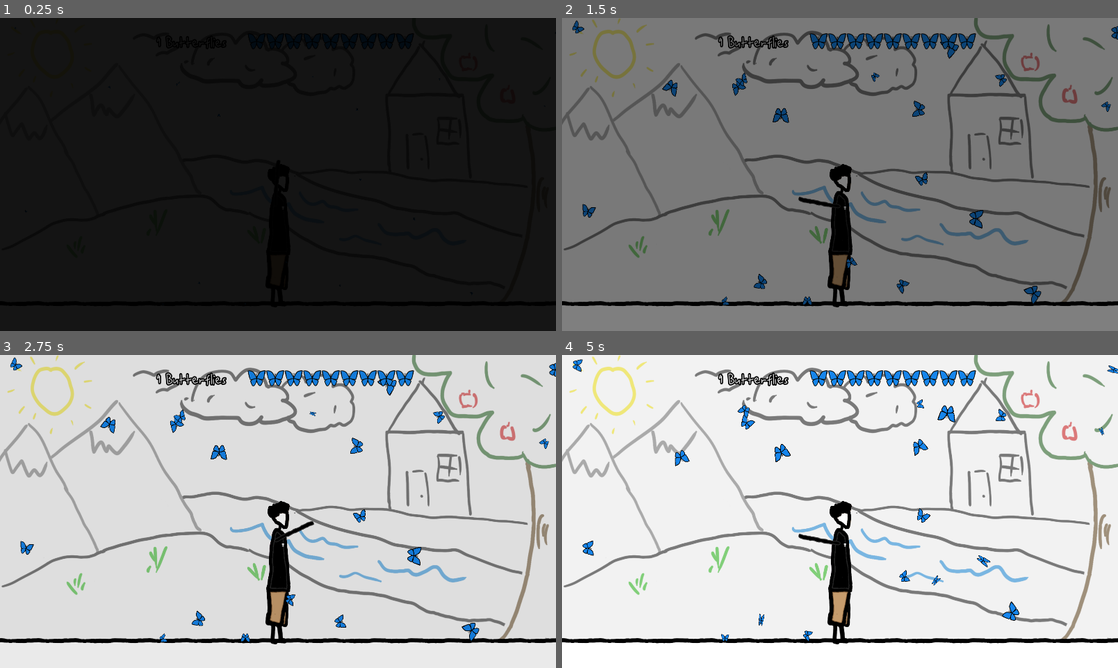
Above: before the commit, frames 1-4 (two rows, left to right).
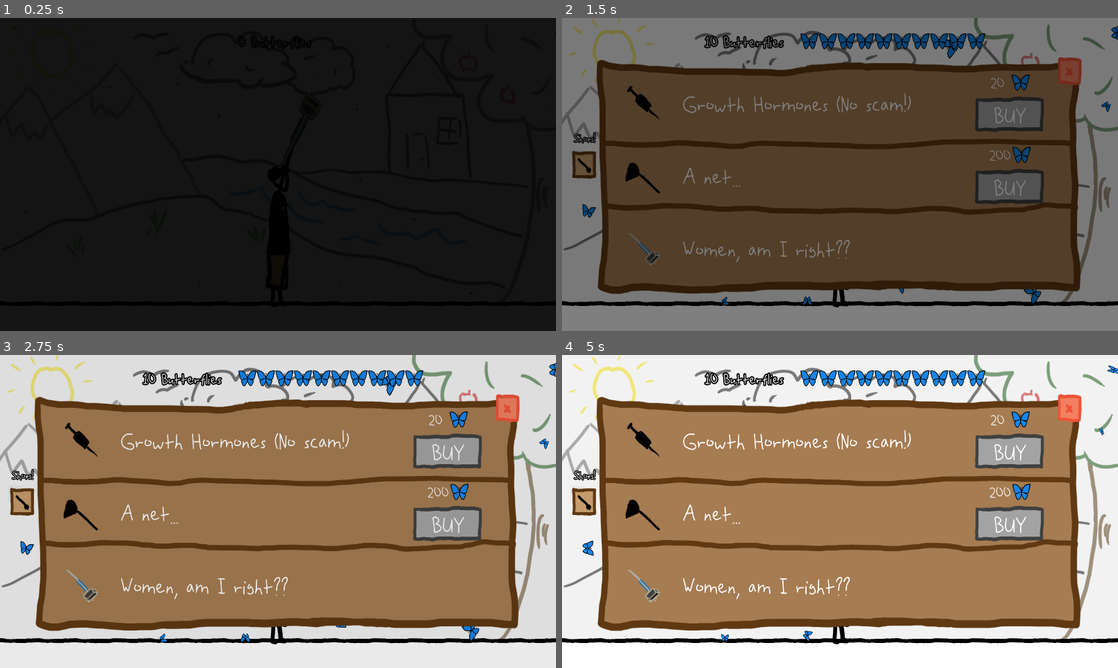
Above: after the commit, the same moments.

Repository: Wish-Granted/Godot-1st-Anniversary-Game
Game: Godot game, scene res://internal/butterflies/Scenes/game_butterfly.tscn
Two runs of this game, one before a commit and one after it. Both use one fixed random seed, a clock stepped at 60 frames per second and the inputs below.
Inputs (mouse positions are in pixels of both pictures, inside the frame that each line leads up to):
- Up to frame 1 (0.25 s): no input
- Up to frame 2 (1.5 s): press the mouse at (840, 174) at 0.53 s; release the mouse at (840, 174) at 1.25 s; click (584, 168) at 1.27 s
- Up to frame 3 (2.75 s): click (450, 452) at 2 s, where only the run after the commit has a clickable "BUY"
- Up to frame 4 (5 s): click (1012, 452) at 2.75 s, where only the run after the commit has a clickable "BUY"; click (584, 505) at 3.52 s; click (584, 505) at 4.27 s

The runs differ from the first frame. In frame 2, 61% of the frame differs, in the area x 1-94%, y 0-89%; in frame 3, 64%; in frame 4, 64%, in the area x 1-94%, y 1-89%.

Commit message:
Tweaks, testing, bug fixes
Increase butterfly lerp for vacuum, and make spawner timing a float. Change player default arm to level 3 and remove the Left Click requirement for vacuum enter/exit (but keep shop visibility checks). Reset starting score to 0 and scale positive score increments by 10; improve logging for removed butterflies. Also guard the shop upgrade that reduces time_between_waves to avoid an edge-case value and remove debug prints/whitespace noise.

Diff:
--- a/internal/butterflies/Scripts/butterfly.gd
+++ b/internal/butterflies/Scripts/butterfly.gd
@@ -82,8 +82,7 @@
 
 			linear_velocity = linear_velocity.lerp(target_velocity, weight * delta)
 	else:
-
-		global_position = global_position.lerp(player_node.sprite_arm.global_position, 0.01)
+		global_position = global_position.lerp(player_node.sprite_arm.global_position, 0.075)
 
 func get_valid_rotation(min_rotation: int, max_rotation: int) -> int:
 	var new_rotation: int
--- a/internal/butterflies/Scripts/butterfly_spawner.gd
+++ b/internal/butterflies/Scripts/butterfly_spawner.gd
@@ -10,7 +10,7 @@
 
 var total_alive_butterflies := 0
 var total_butterflies_spawned := 0
-var time_between_waves := 5
+var time_between_waves := 5.0
 var number_of_butterflies_each_wave := 20 # testing, default = 2
 var max_butterflies = number_of_butterflies_each_wave * 5
 
--- a/internal/butterflies/Scripts/player.gd
+++ b/internal/butterflies/Scripts/player.gd
@@ -21,7 +21,7 @@
 const JUMP_VELOCITY = -1600
 
 func _ready() -> void:
-	update_arm_sprite(0)#(arm_level)
+	update_arm_sprite(3)#(arm_level)
 
 func _physics_process(delta: float) -> void:
 	if not is_on_floor():
@@ -80,7 +80,7 @@
 		sprite_arm.position.y = ARM_Y_POSITION_BY_FRAME_WHEN_WALKING[sprite_body.frame]
 
 func _on_arm_area_body_entered(body: Node2D) -> void:
-	print("player touched: ", body.name)
+	#print("player touched: ", body.name)
 	if "butterfly" in body.name and shop.visible == false:# and Input.is_action_pressed("Left Click")
 		if body.get_meta("improved") == true or body.get_meta("dylan") == true:
 			score_bar.update_score(10)
@@ -100,9 +100,9 @@
 	animation_player_arm_collision.play("arm_%s" %arm_level)
 
 func _on_vacuum_area_body_entered(body: Node2D) -> void:
-	if "butterfly" in body.name and Input.is_action_pressed("Left Click") and shop.visible == false:
+	if "butterfly" in body.name and shop.visible == false:# and Input.is_action_pressed("Left Click"):
 		body.in_vacuum_area = true
 
 func _on_vacuum_area_body_exited(body: Node2D) -> void:
-	if "butterfly" in body.name and Input.is_action_pressed("Left Click") and shop.visible == false:
+	if "butterfly" in body.name:# and Input.is_action_pressed("Left Click") and shop.visible == false:
 		body.in_vacuum_area = false
--- a/internal/butterflies/Scripts/score_bar.gd
+++ b/internal/butterflies/Scripts/score_bar.gd
@@ -16,11 +16,12 @@
 var scaled = false
 
 func _ready() -> void:
-	update_score(9) # testing
+	update_score(0) # testing
 
 func update_score(delta_butterflies: int) -> int:
 	# 1. Add/ remove icons
 	if delta_butterflies > 0:
+		delta_butterflies *= 10
 		for i in range(delta_butterflies):
 			var rect = TextureRect.new()
 			rect.texture = butterfly_icon
@@ -29,8 +30,8 @@
 			butterfly_display.add_child(rect)
 	elif delta_butterflies < 0:
 		for i in range(delta_butterflies*-1):
-			print("killed")
 			butterfly_display.get_child(0).free()
+		print("killed: ", delta_butterflies)
 		call_deferred("recalculate_scale")
 	current_butterfly_count += delta_butterflies
 	butterfly_counter.text = str(current_butterfly_count) + " Butterflies "
--- a/internal/butterflies/Scripts/shop.gd
+++ b/internal/butterflies/Scripts/shop.gd
@@ -166,7 +166,7 @@
 
 			elif upgrade["id"] == "butterfly2":
 				butterfly_spawner.rizz_butterfly_chance += 0.05
-				butterfly_spawner.time_between_waves -= 0.2
+				butterfly_spawner.time_between_waves -= 0.2 if butterfly_spawner.time_between_waves != 0.2 else 0.19
 				shop_butterfly_upgrade_levels[1] += 1
 				upgrade["cost"].text = str(int(2 + 1.5 ** shop_butterfly_upgrade_levels[1]))
 
@@ -182,7 +182,6 @@
 				upgrade["cost"].text = str(int(20 + 5 ** shop_butterfly_upgrade_levels[3]))
 
 			shop_elements["butterfly"][upgrade["id"][-1]]["level"] += 1
-			print(shop_elements["butterfly"][upgrade["id"][-1]]["level"])
 			check_if_upgrade_maxed(upgrade)
 
 			update_shop("butterfly")
